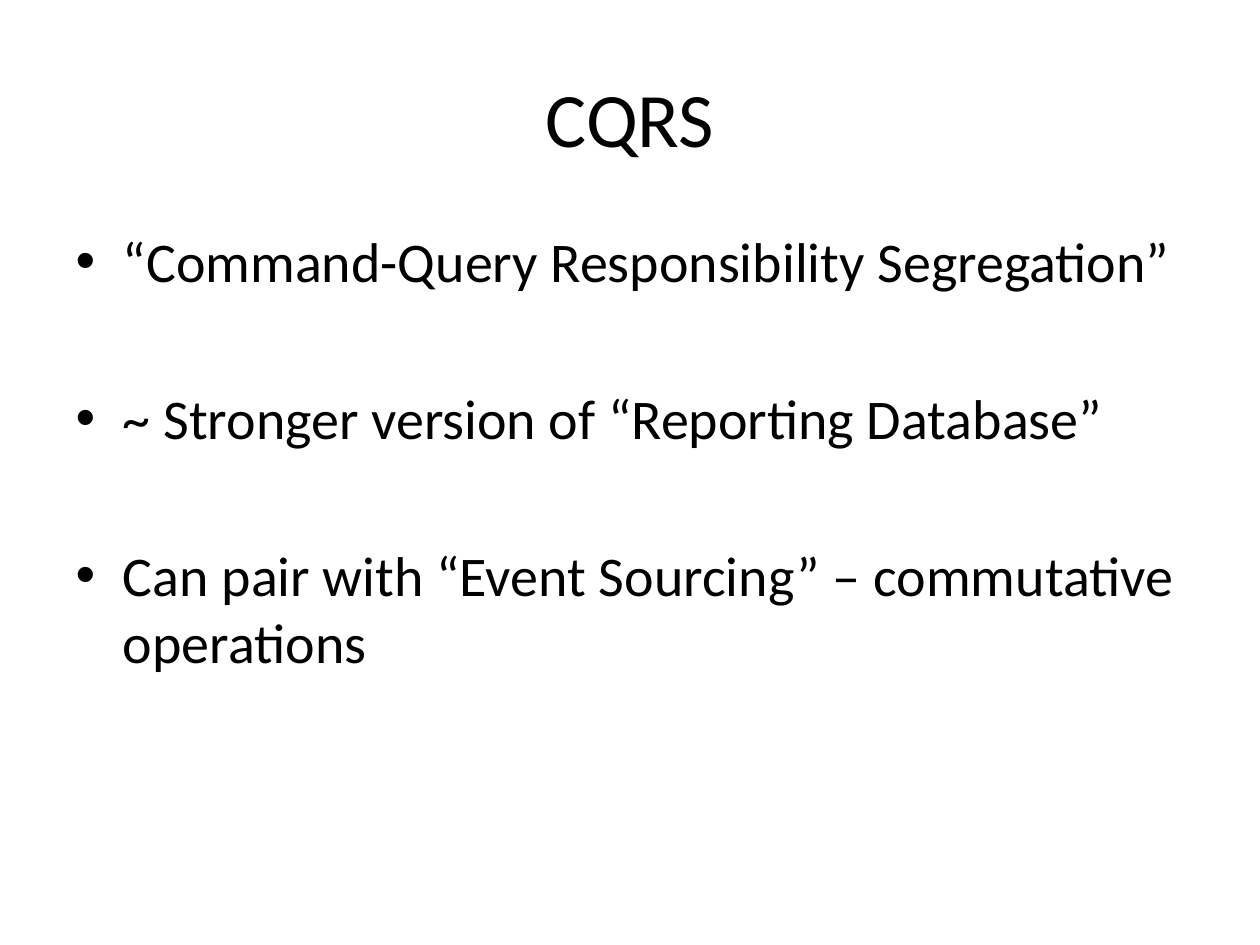
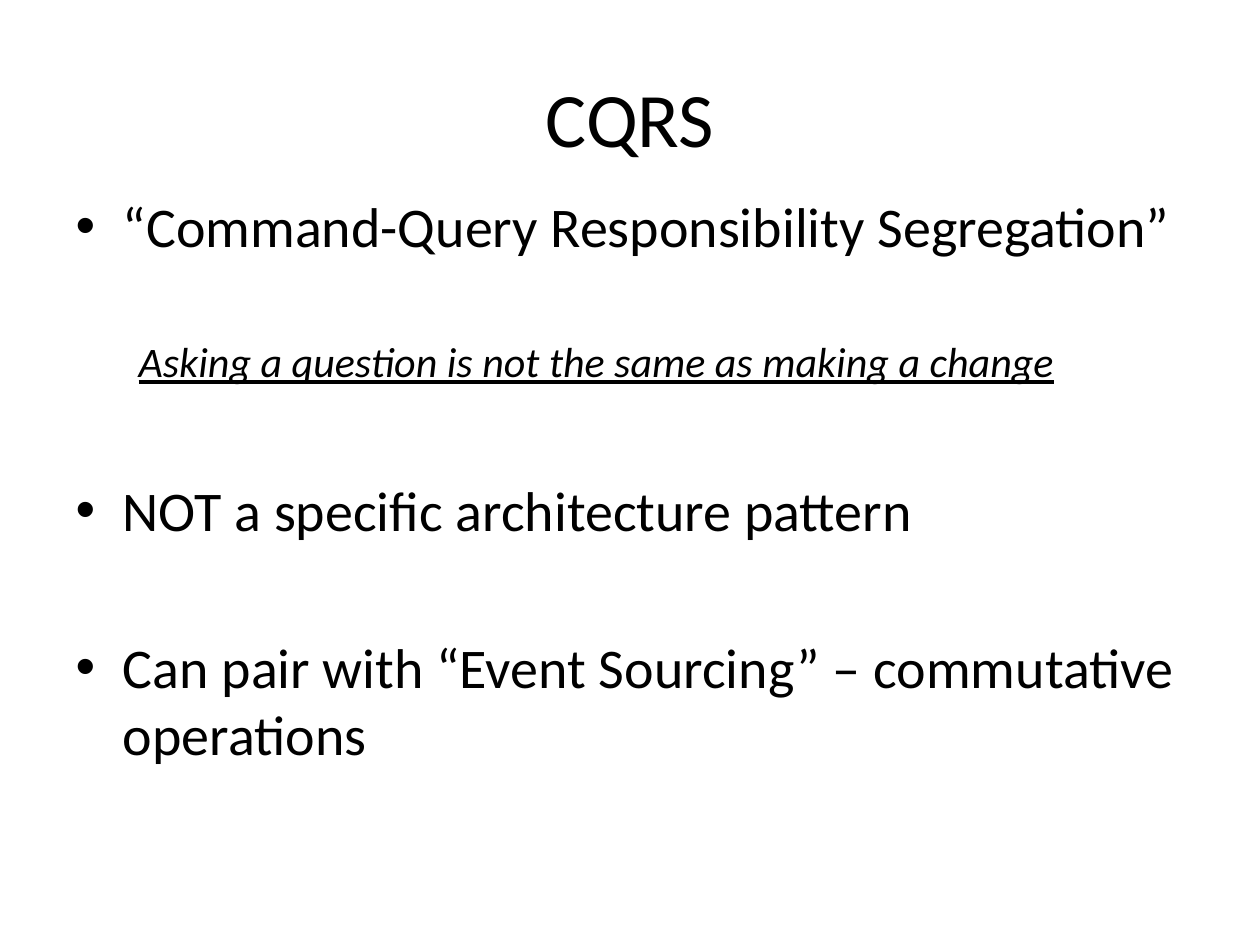
Before and after one commit to alexdgarland/database-demos, a slide deck: slide 61 of Slides/Not Only SQL - Picking A Database for DotNET.pptx. Drawn at 1260x945 pixels with LibreOffice and Linux fonts; fonts in the diff are those of the drawing. Boxes give left, top, right and bottom in pixels: in the first picture for what was removed or moved away, otherwise in the second. Text is boxed around its words. In the diff, an @@ line names an element or a change of style, - is before the commit and + after.

Commit message:
Update slides (including adding architecture Visio), add Cypher BI script

```diff
--- a/Slides/Not Only SQL - Picking A Database for DotNET.pptx
+++ b/Slides/Not Only SQL - Picking A Database for DotNET.pptx
@@ text "“Command-Query Responsibility Segregation”": place and size @@
-text "“Command-Query Responsibility Segregation”" at (123,241,1173,672)
+text "“Command-Query Responsibility Segregation”" at (123,206,1173,764)
@@ text at (123,347,1054,540): text changed; size 32 to 24 pt; italic on @@
-• ~ Stronger version of “Reporting Database”
+  Asking a question is not the same as making a change
+• NOT a specific architecture pattern
```
Also in this commit, not shown: 1 other slide changed, 1 slide added, 1 slide removed, 2 other files.
